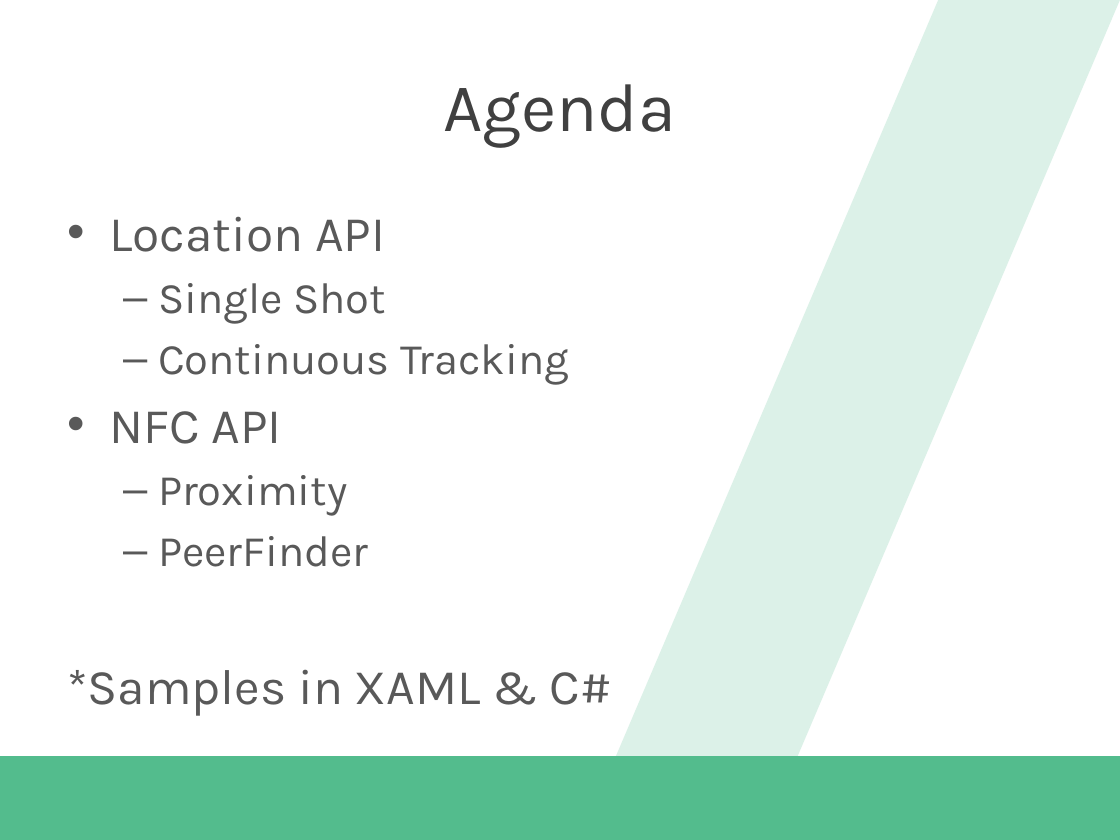
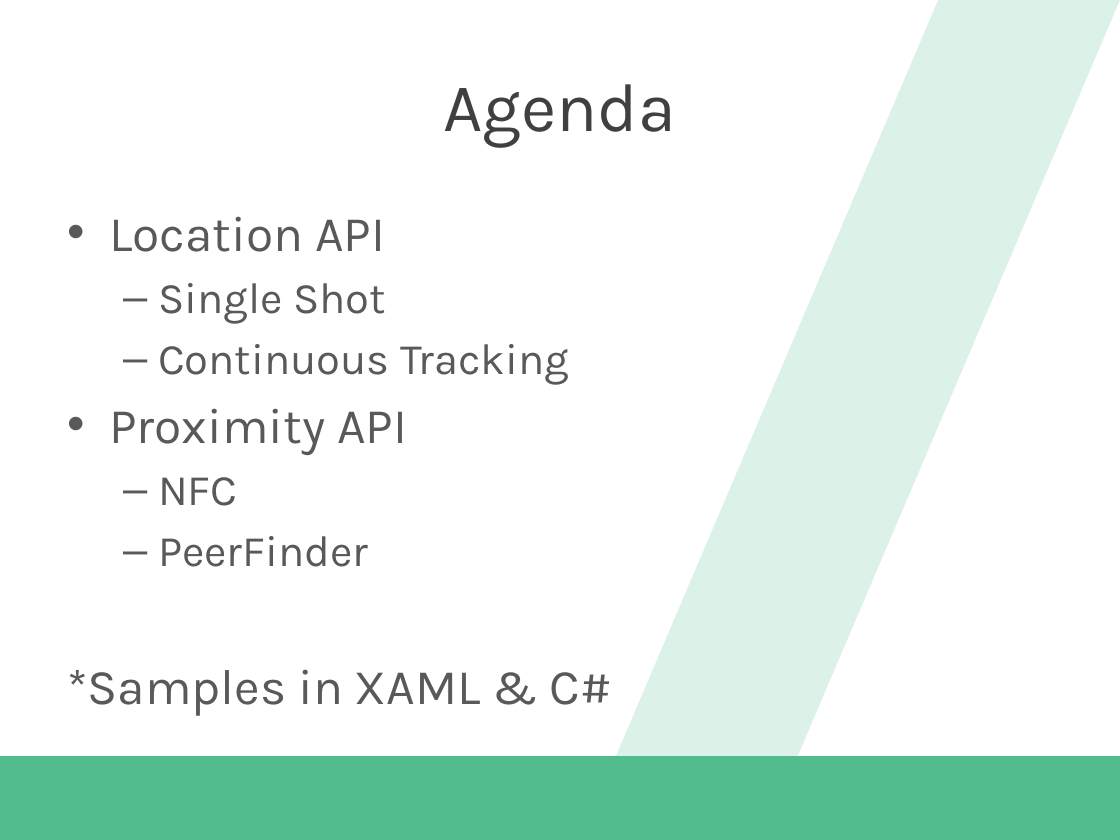
Before and after one commit to dannydwarren/WindowsLocationAndProximity, a slide deck: slide 3 of Master Windows 8.1 Location and Proximity Capabilities.pptx. Drawn at 1120x840 pixels with LibreOffice and Linux fonts; fonts in the diff are those of the drawing; background and template pictures are left out. Boxes give left, top, right and bottom in pixels: in the first picture for what was removed or moved away, otherwise in the second. Text is boxed around its words. In the diff, an @@ line names an element or a change of style, - is before the commit and + after.

```diff
--- a/Master Windows 8.1 Location and Proximity Capabilities.pptx
+++ b/Master Windows 8.1 Location and Proximity Capabilities.pptx
@@ text at (109,408,407,506): text changed; size 28 to 32 pt @@
-• NFC API
-  – Proximity
+• Proximity API
+  – NFC
```
Also in this commit, not shown: 3 other slides changed.
